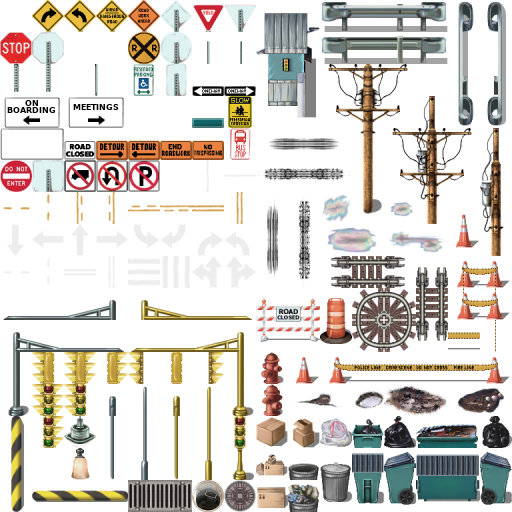
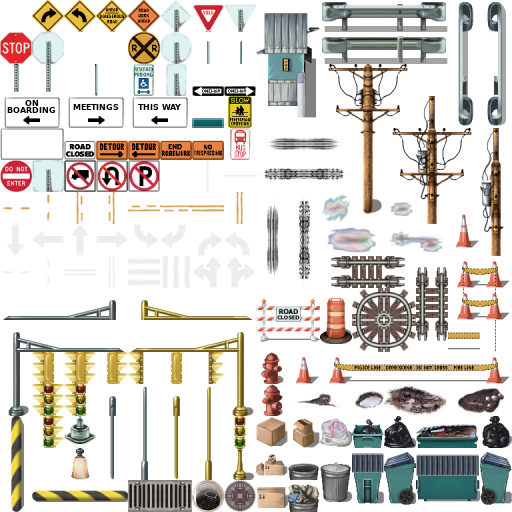
Layer changes from the first 512x512 image to the second:
added layer "THIS WAY" above "MEETING" over [138, 104, 181, 110]
painted on "KR_Urban_ModernExt_B.png" over [132, 97, 188, 128]
